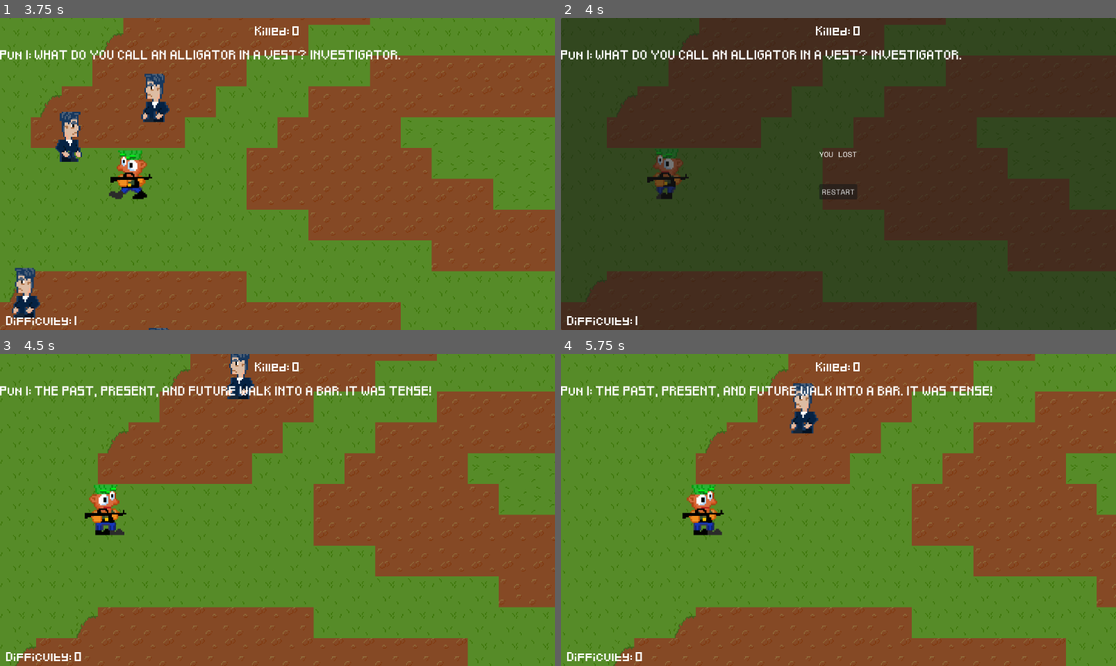
Above: before the commit, frames 1-4 (two rows, left to right).
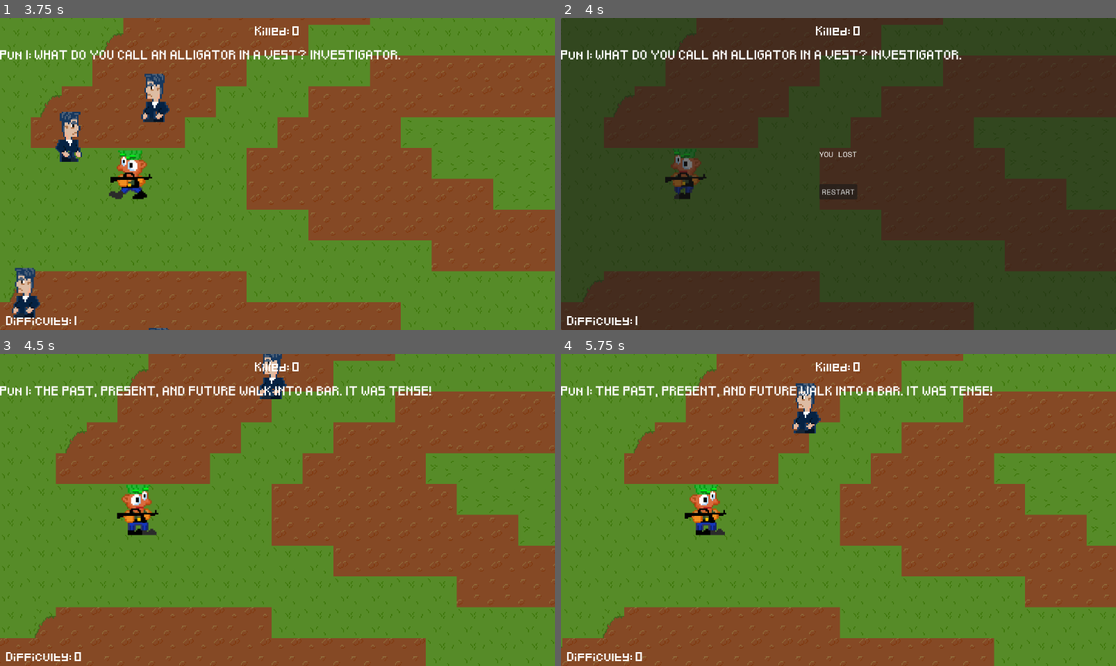
Above: after the commit, the same moments.

Repository: Fjonan/PeterPun
Game: Godot game, scene res://scenes/main.tscn
Same seed, same stepped clock (60 frames per second), same inputs: the game is played once before the commit and once after it.
Inputs (mouse positions are in pixels of both pictures, inside the frame that each line leads up to):
- Up to frame 1 (3.75 s): tap Enter (ui_accept) at 0.5, 0.77 s; move the mouse to (399, 158) at 0.52 s; hold Right (ui_right) 0.53-1.25 s; hold F 0.53-1.25 s; click (399, 158) at 0.67 s; drag from (166, 189) to (249, 236) at 1.27 s; move the mouse to (333, 105) at 2.02 s; hold Right (ui_right) 2.03-2.75 s; hold F 2.03-2.75 s; drag from (249, 236) to (111, 127) at 2.77 s; move the mouse to (444, 220) at 3.52 s; hold Left (ui_left) from 3.53 s (still down); hold F from 3.53 s (still down)
- Up to frame 2 (4 s): keep holding Left (ui_left); keep holding F; tap Enter (ui_accept) at 3.77 s
- Up to frame 3 (4.5 s): release Left (ui_left) at 4.25 s; release F at 4.25 s; click "RESTART" at 4.25 s
- Up to frame 4 (5.75 s): drag from (672, 463) to (755, 432) at 5.02 s

Frame 1 is identical in both runs. In frame 2, 1.8% of the frame differs, in the area x 4-92%, y 0-100%; in frame 3, 21%; in frame 4, 31%, in the area x 0-100%, y 0-100%.

Commit message:
lock player

Diff:
--- a/scenes/bullet.tscn
+++ b/scenes/bullet.tscn
@@ -29,7 +29,7 @@
 position = Vector2(-1, -2.38419e-07)
 scale = Vector2(1.25, 0.5)
 sprite_frames = SubResource("SpriteFrames_op6ci")
-frame_progress = 0.509383
+frame_progress = 0.102051
 
 [node name="Sprite2D" type="Sprite2D" parent="."]
 visible = false
--- a/scenes/effects/splatter.tscn
+++ b/scenes/effects/splatter.tscn
@@ -5,6 +5,7 @@
 [node name="Splatter" type="Node2D"]
 
 [node name="01" type="Sprite2D" parent="."]
+z_index = 1
 position = Vector2(6, 6)
 scale = Vector2(0.75, 0.75)
 texture = ExtResource("1_mlqs1")
--- a/scripts/enemy.gd
+++ b/scripts/enemy.gd
@@ -1,5 +1,7 @@
 extends CharacterBody2D
 class_name Enemy
+
+var splatter = preload("res://scenes/effects/splatter.tscn")
 
 @export var speed = 40
 @export var health = 2
@@ -55,6 +57,7 @@
 
 	if (health == 0):
 		spawn_particles()
+		spawn_splatter()
 		queue_free()
 
 #TODO: Create impact manager for this if time
@@ -71,6 +74,11 @@
 	var new_speed = speed + new_difficulty
 	speed = clamp(new_speed, speed, 300)
 
+
+func spawn_splatter():
+	var splatter_instance = splatter.instantiate()
+	splatter_instance.global_position = self.global_position
+	get_parent().add_child(splatter_instance)
 
 ###################
 # OLD PROMT STUFF #
--- a/scripts/globalSignals.gd
+++ b/scripts/globalSignals.gd
@@ -6,6 +6,8 @@
 signal shoot()
 signal hit()
 signal bullet_impacted(postion, direction)
+signal killed()
 signal enemy_down()
 signal game_over()
+signal game_started()
 signal camera_shake()
--- a/scripts/main.gd
+++ b/scripts/main.gd
@@ -36,7 +36,6 @@
 		return true
 	else:
 		return false
-
 
 func player_typed(key_typed: String):
 	var prompt = active_pun.get_prompt()
@@ -90,7 +89,6 @@
 	difficulty_value.text = str(difficulty)
 
 
-
 func game_over():
 	game_over_screen.show()
 
@@ -106,7 +104,7 @@
 
 func start_game():
 	pun1.init_prompt()
-	game_over_screen.hide()
+
 	difficulty = 0
 	enemies_killed = 0
 	difficulty_value.text = str(0)
@@ -115,7 +113,10 @@
 	spawn_timer.start()
 	difficulty_timer.start()
 	spawn_enemy()
-
+	GlobalSignals.emit_signal("game_started")
+	game_over_screen.hide()
+func get_is_game_started() -> bool:
+	return current_letter_index != -1
 
 func _on_RestartButton_pressed() -> void:
 	start_game()
--- a/scripts/player.gd
+++ b/scripts/player.gd
@@ -11,12 +11,17 @@
 var player_state = "idle"
 var muzzle_radius = 40
 
+var controlls_locked = true
+
 func _ready():
 	cam.append_follow_group_node(weaponmanager.current_weapon.get_node("Aimdot"))
+	GlobalSignals.connect("game_over", Callable(self, "lock_controlls"))
+	GlobalSignals.connect("game_started", Callable(self, "lock_controlls"))
 
 func _physics_process(delta):
-	#updateMuzzle()
-	#updateWeapon()
+
+	if (controlls_locked): return
+
 	var direction = get_input()
 
 	if direction.length() > 0:
@@ -31,13 +36,13 @@
 	move_and_slide()
 
 	for i in get_slide_collision_count():
-		var body = get_slide_collision(i).get_collider() as Enemy
-		if body != null:
+		var enemey = get_slide_collision(i).get_collider() as Enemy
+		if enemey != null:
 			GlobalSignals.emit_signal("game_over")
+			break
 
 	if Input.is_action_just_pressed("shoot"):
 		GlobalSignals.emit_signal("shoot")
-
 
 func play_animation(dir):
 	if player_state == "idle":
@@ -65,5 +70,5 @@
 		input.y -= 1
 	return input
 
-func player():
-	pass
+func lock_controlls():
+	controlls_locked = !controlls_locked
